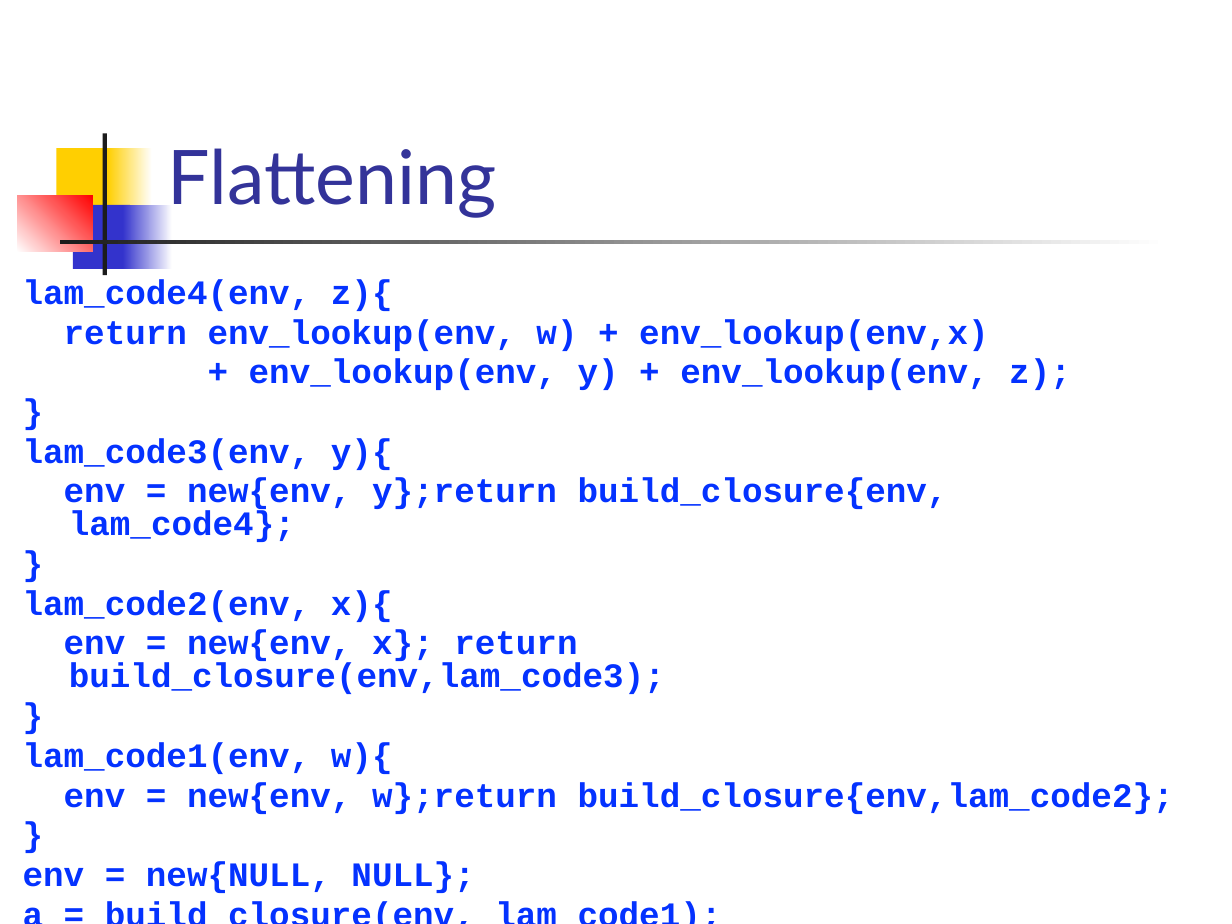
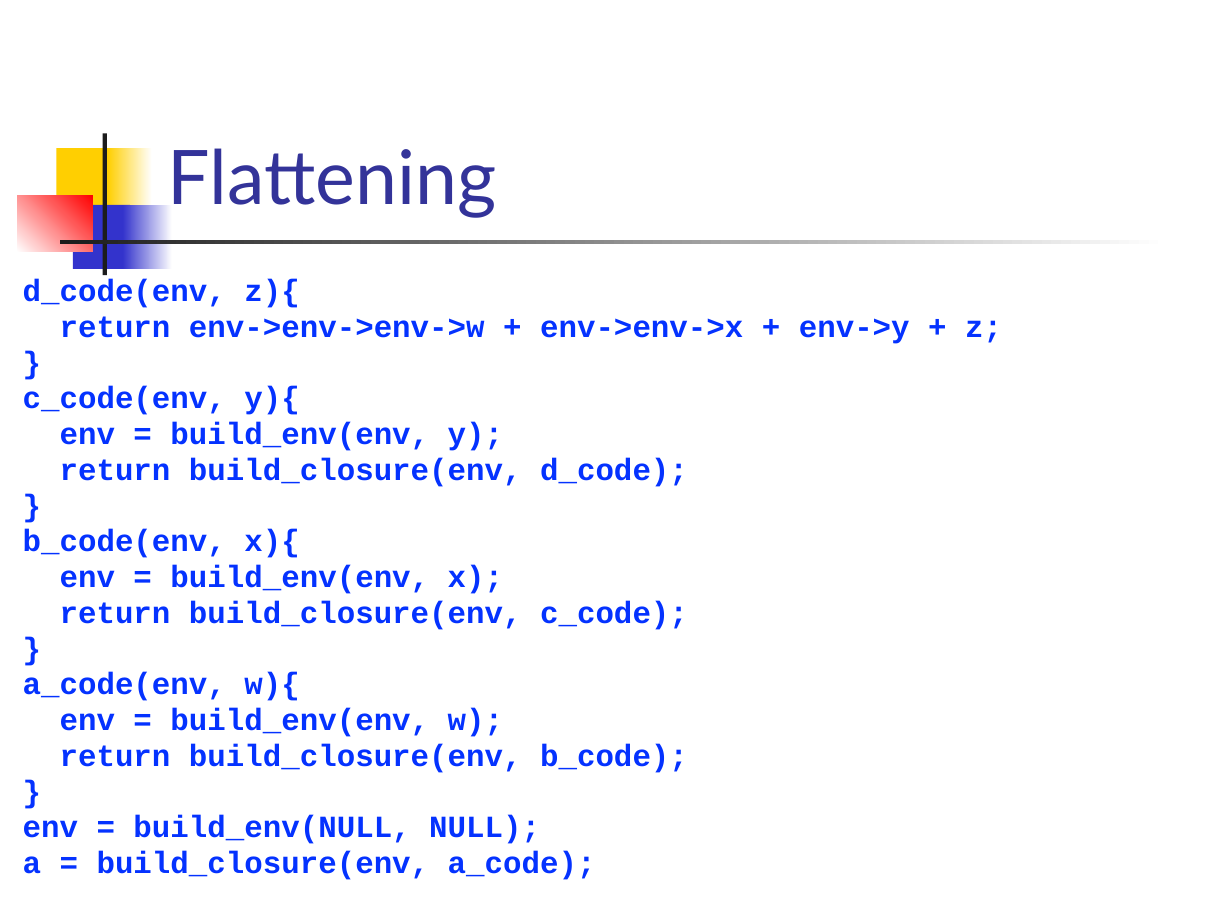
Before and after one commit to csslab-ustc/csslab-ustc.github.io, a slide deck: slide 25 of courses/compiler/slides/lec20-ir-closure.pptx. Drawn at 1232x924 pixels with LibreOffice and Linux fonts; fonts in the diff are those of the drawing. Boxes give left, top, right and bottom in pixels: in the first picture for what was removed or moved away, otherwise in the second. Text is boxed around its words. In the diff, an @@ line names an element or a change of style, - is before the commit and + after.

```diff
--- a/courses/compiler/slides/lec20-ir-closure.pptx
+++ b/courses/compiler/slides/lec20-ir-closure.pptx
@@ text "d_code(env, z){" at (23,279,1002,880): size 20 to 18 pt in "}", "}", "}", "}" @@
@@ text at (23,279,1002,344): text changed; size 20 to 18 pt @@
-lam_code4(env, z){
-return env_lookup(env, w) + env_lookup(env,x)
-+ env_lookup(env, y) + env_lookup(env, z);
+d_code(env, z){
+return env->env->env->w + env->env->x + env->y + z;
@@ text at (23,386,688,487): text changed; size 20 to 18 pt @@
-lam_code3(env, y){
-env = new{env, y};return build_closure{env, lam_code4};
+c_code(env, y){
+env = build_env(env, y);
+return build_closure(env, d_code);
@@ text at (23,529,688,630): text changed; size 20 to 18 pt @@
-lam_code2(env, x){
-env = new{env, x}; return build_closure(env,lam_code3);
+b_code(env, x){
+env = build_env(env, x);
+return build_closure(env, c_code);
@@ text at (23,672,688,773): text changed; size 20 to 18 pt @@
-lam_code1(env, w){
-env = new{env, w};return build_closure{env,lam_code2};
+a_code(env, w){
+env = build_env(env, w);
+return build_closure(env, b_code);
@@ text at (23,815,596,880): text changed; size 20 to 18 pt @@
-env = new{NULL, NULL};
-a = build_closure(env, lam_code1);
+env = build_env(NULL, NULL);
+a = build_closure(env, a_code);
```
Also in this commit, not shown: 20 other slides changed, 1 slide added, 1 slide removed.
